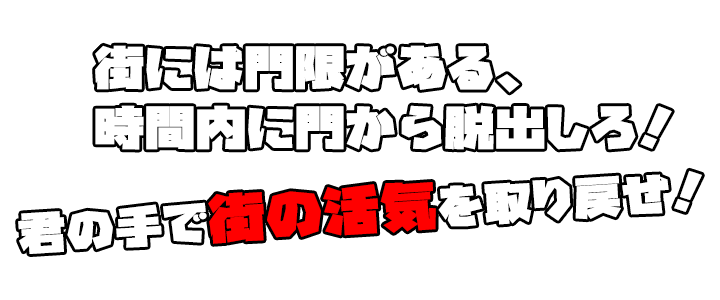
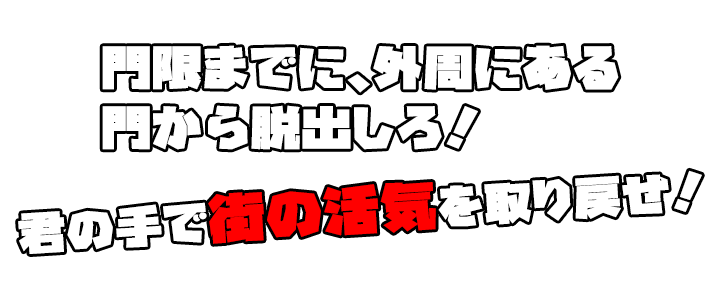
The second 720 × 300 image is a revision of the first. Changes to its layers:
renamed "街には門限がある、" to "門限までに、外周にある", painted on it over [95, 45, 619, 93]
renamed "時間内に門から脱出しろ！" to "門から脱出しろ！", painted on it over [95, 105, 672, 150]
